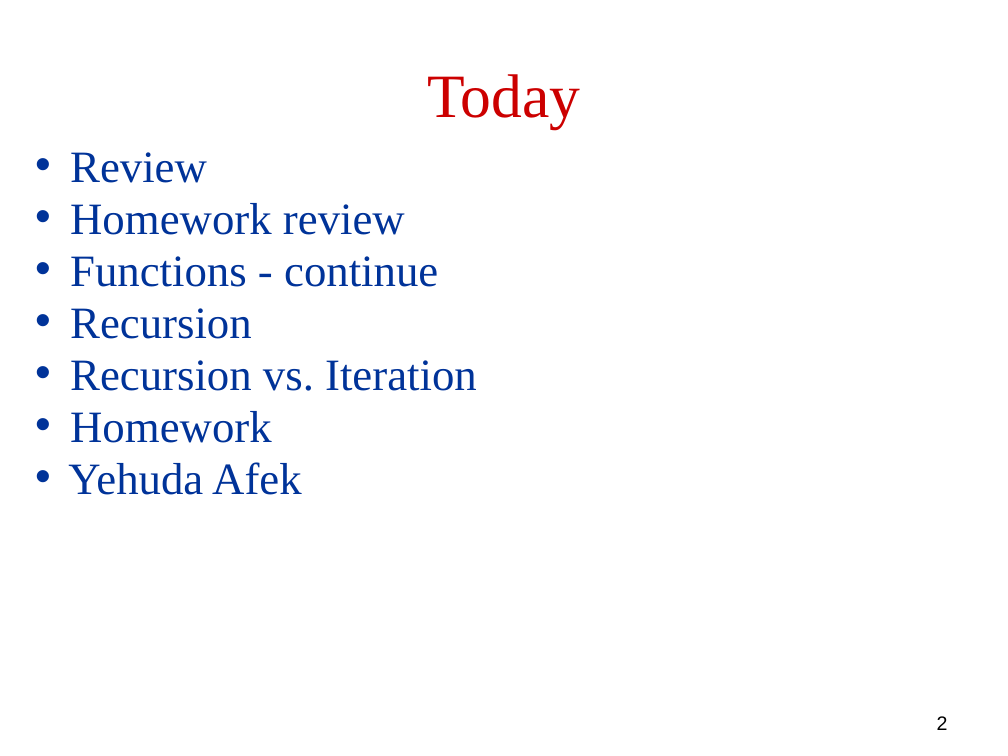
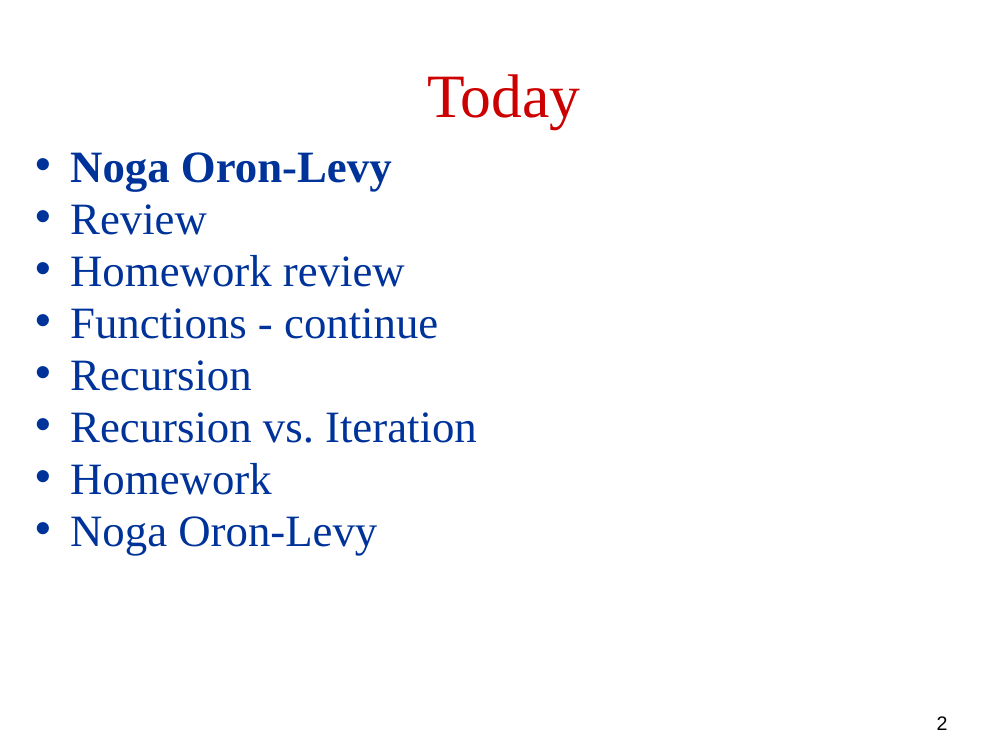
Before and after one commit to robintux/gip, a slide deck: slide 2 of Sessions/3/gip3.pptx. Drawn at 1008x756 pixels with LibreOffice and Linux fonts; fonts in the diff are those of the drawing. Boxes give left, top, right and bottom in pixels: in the first picture for what was removed or moved away, otherwise in the second. Text is boxed around its words. In the diff, an @@ line names an element or a change of style, - is before the commit and + after.

```diff
--- a/Sessions/3/gip3.pptx
+++ b/Sessions/3/gip3.pptx
@@ text at box(70, 152, 392, 191): paragraph added @@
+• Noga Oron-Levy
@@ text at box(70, 516, 377, 555): text changed @@
-• Yehuda Afek
+• Noga Oron-Levy
```
Also in this commit, not shown: 6 other slides changed, 1 slide removed.
